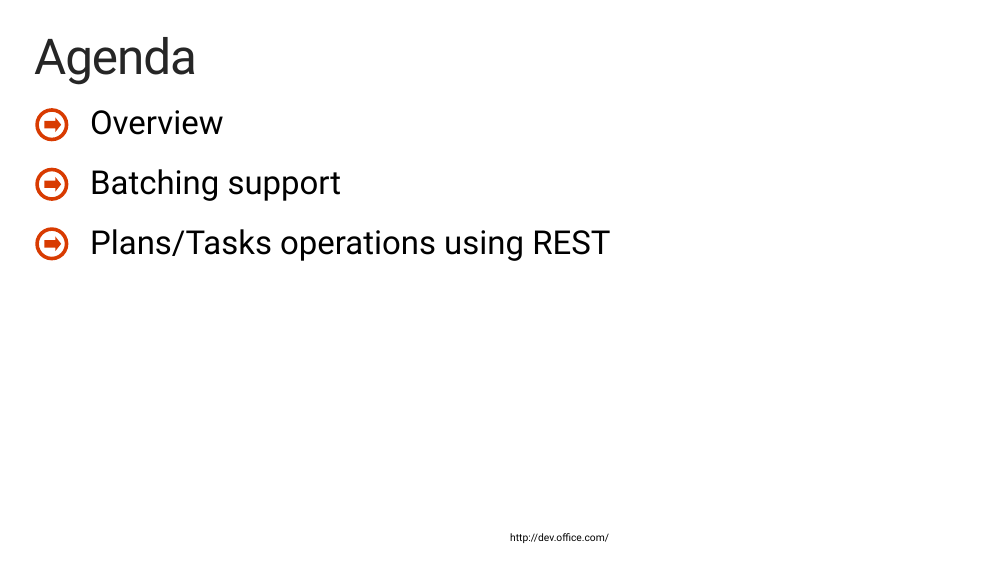
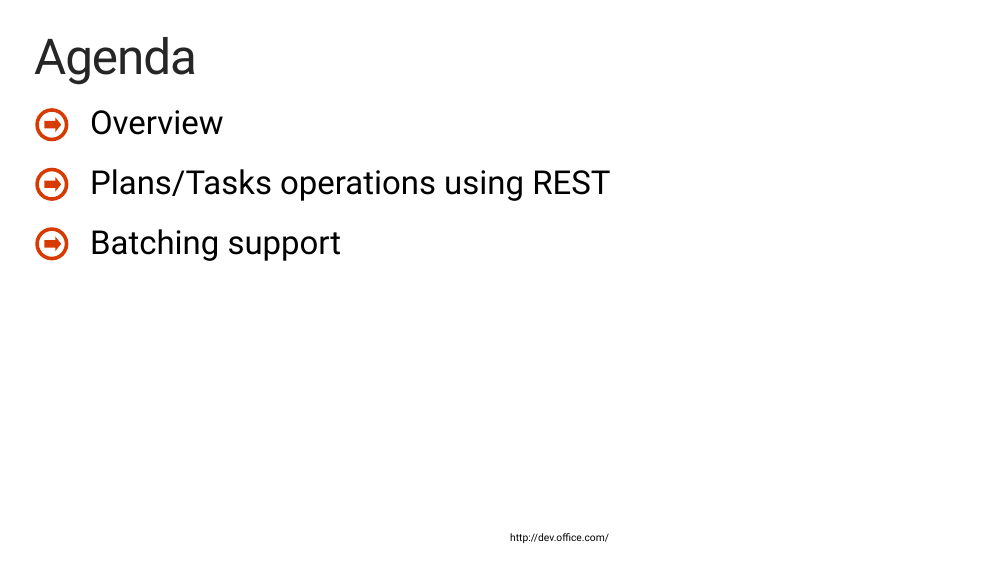
Before and after one commit to OfficeDev/TrainingContent, a slide deck: slide 3 of O3653/O3653-15 Microsoft Graph for Planner and Tasks/O3653-15 Deep Dive into Office 365 APIs for Plan and Task.pptx. Drawn at 1008x567 pixels with LibreOffice and Linux fonts; fonts in the diff are those of the drawing; background and template pictures are left out. Boxes give left, top, right and bottom in pixels: in the first picture for what was removed or moved away, otherwise in the second. Text is boxed around its words. In the diff, an @@ line names an element or a change of style, - is before the commit and + after.

Commit message:
O3653-15 Microsoft Graph for Planner and Tasks: Moved REST operations section before batching section in slide deck.

```diff
--- a/O3653/O3653-15 Microsoft Graph for Planner and Tasks/O3653-15 Deep Dive into Office 365 APIs for Plan and Task.pptx
+++ b/O3653/O3653-15 Microsoft Graph for Planner and Tasks/O3653-15 Deep Dive into Office 365 APIs for Plan and Task.pptx
@@ text at [90, 169, 610, 201]: paragraph added @@
+Plans/Tasks operations using REST
@@ text at [90, 229, 610, 261]: paragraph removed @@
-Plans/Tasks operations using REST
```
Also in this commit, not shown: 8 other slides changed.
